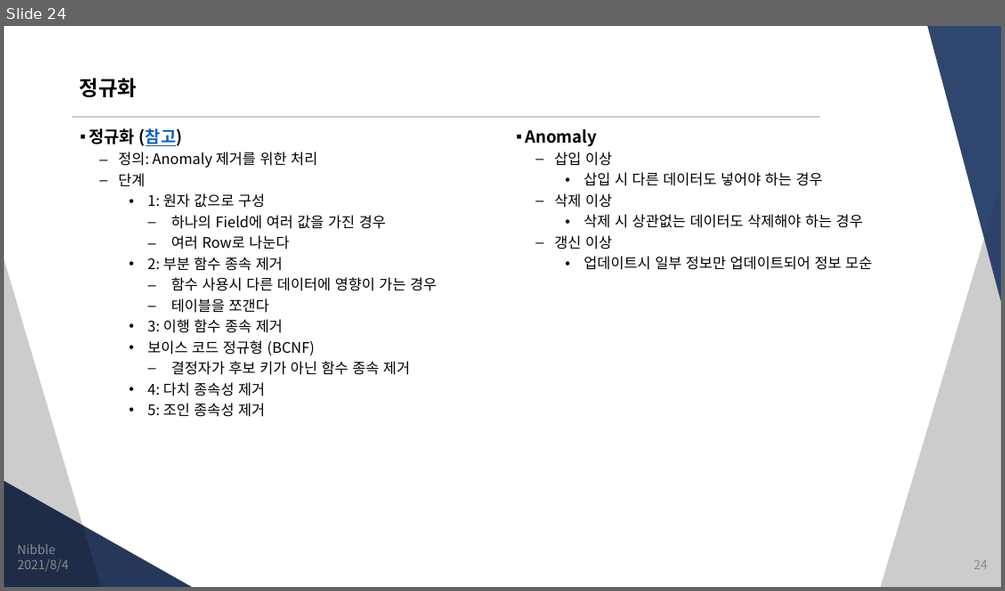
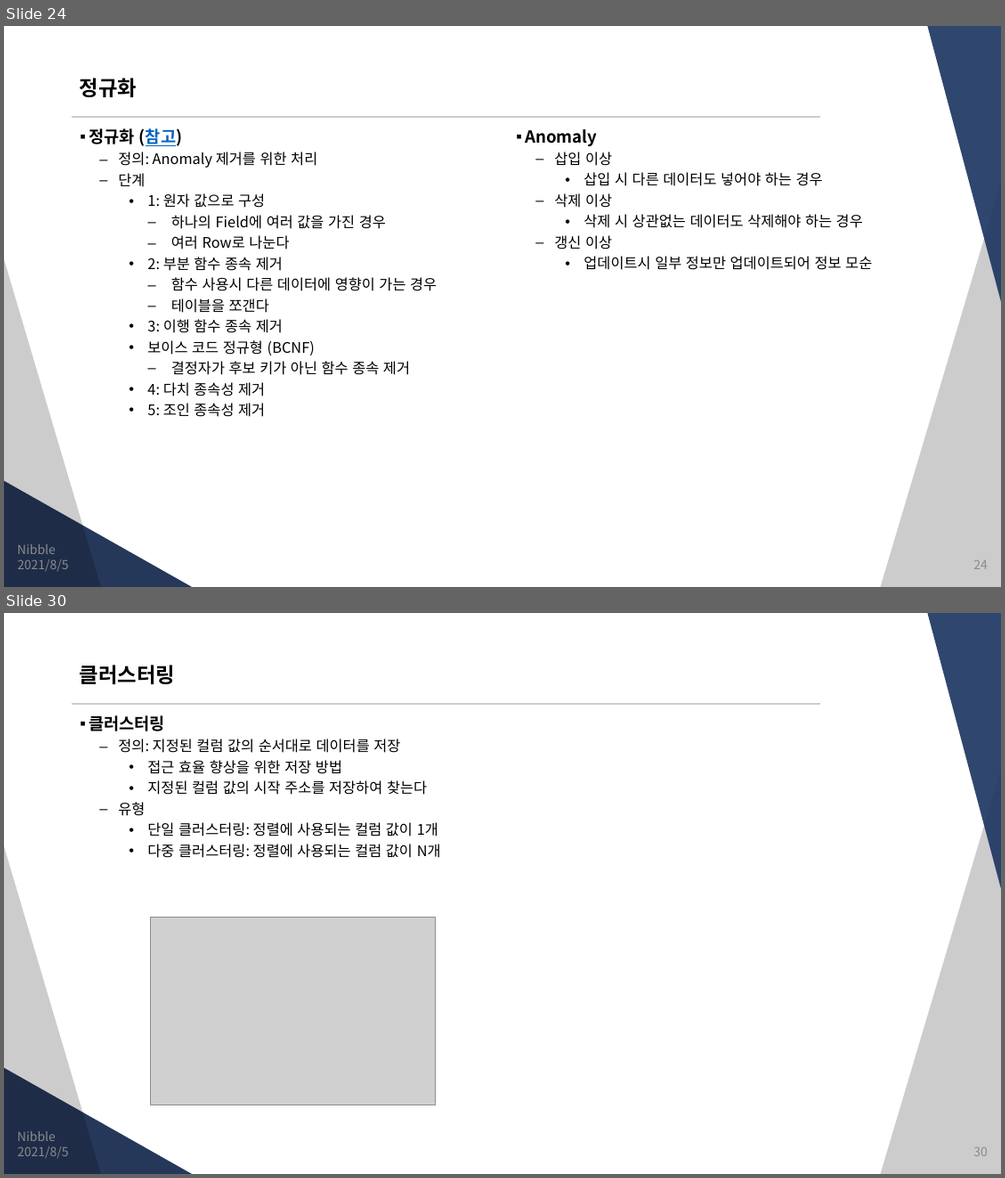
Before and after one commit to JungSangHyeon/2021-TIL, a slide deck: 정보처리기사/3. DB 구축.pptx. Shown one above the other, each under a label of ours: slide 24 before the commit, slides 24 and 30 after it; the slides between them are not shown. The pictures are 1005x591 and 1005x1178 pixels, drawn with LibreOffice and Linux fonts; fonts in the diff are those of the drawing; grey boxes stand for pictures. Boxes give left, top, right and bottom in pixels: in the first picture for what was removed or moved away, otherwise in the second. Text is boxed around its words. In the diff, an @@ line names an element or a change of style, - is before the commit and + after.

```diff
--- a/정보처리기사/3. DB 구축.pptx
+++ b/정보처리기사/3. DB 구축.pptx
@@ slide 30 added at (4, 613, 1001, 1174), background #FFFFFF; not listed: 5 template elements that a slide beside it also shows @@
@@ title added at (80, 665, 175, 684), 20 pt, text #000000, bold @@
+클러스터링
@@ text added at (89, 715, 441, 858), 14 pt, text #000000 @@
+▪ 클러스터링
+  – 정의: 지정된 컬럼 값의 순서대로 데이터를 저장
+    • 접근 효율 향상을 위한 저장 방법
+    • 지정된 컬럼 값의 시작 주소를 저장하여 찾는다
+  – 유형
+    • 단일 클러스터링: 정렬에 사용되는 컬럼 값이 1개
+    • 다중 클러스터링: 정렬에 사용되는 컬럼 값이 N개
@@ picture added at (151, 916, 435, 1104) @@
@@ text added at (17, 1131, 56, 1141), 12 pt, text #8C8C8C @@
+Nibble
@@ text added at (17, 1146, 69, 1159), 12 pt, text #8C8C8C @@
+2021/8/5
@@ page number added at (973, 1147, 987, 1156), 12 pt, text #8C8C8C @@
+30
@@ slide 24 changed as well @@
@@ text at (17, 559, 69, 572): text changed @@
-2021/8/4
+2021/8/5
```
Also in this commit, not shown: 22 other slides changed, 13 other slides added.
